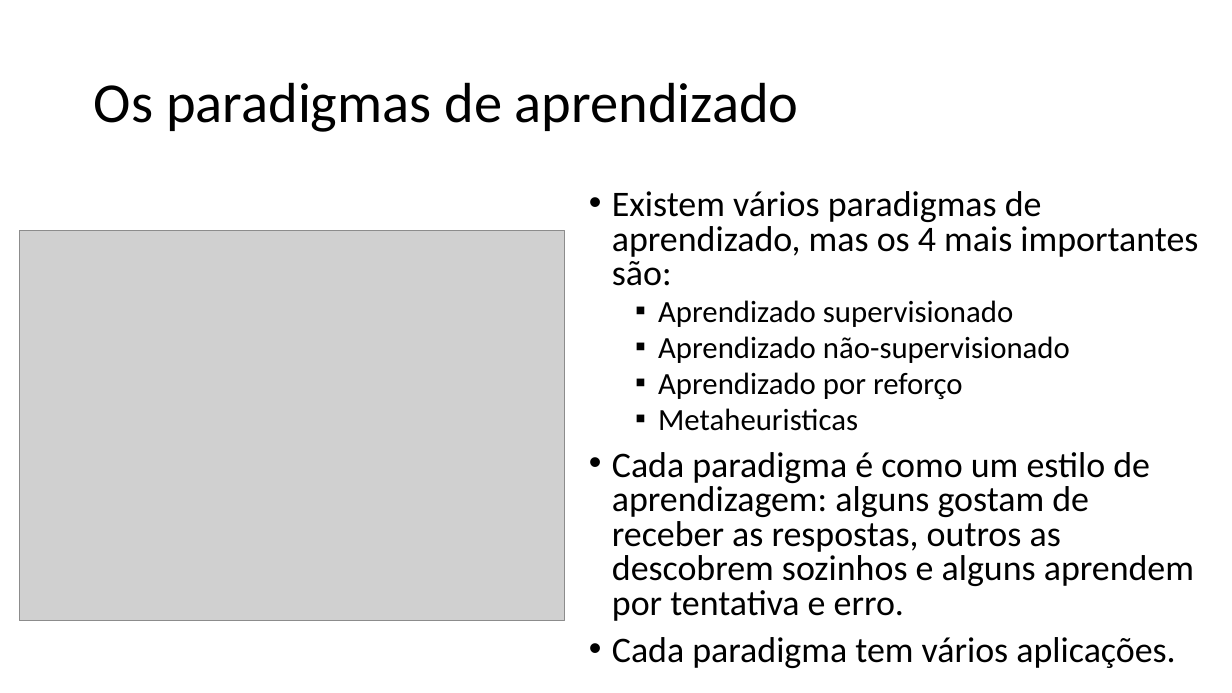
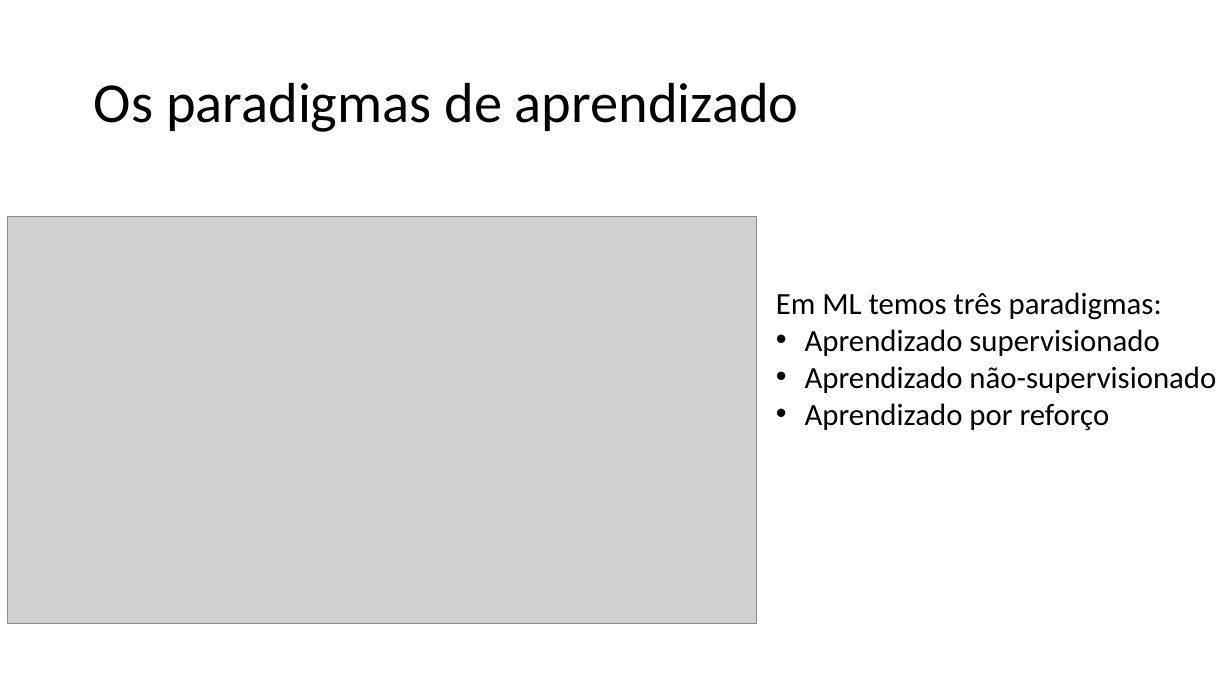
Before and after one commit to zz4fap/c24_inteligencia_artificial, a slide deck: slide 6 of slides/C24_Paradigmas.pptx. Drawn at 1232x693 pixels with LibreOffice and Linux fonts; fonts in the diff are those of the drawing; grey boxes stand for pictures. Boxes give left, top, right and bottom in pixels: in the first picture for what was removed or moved away, otherwise in the second. Text is boxed around its words. In the diff, an @@ line names an element or a change of style, - is before the commit and + after.

Commit message:
update of slides

```diff
--- a/slides/C24_Paradigmas.pptx
+++ b/slides/C24_Paradigmas.pptx
@@ text removed at <box>612,191,1198,668</box> @@
-• Existem vários paradigmas de aprendizado, mas os 4 mais importantes são:
-  ▪ Aprendizado supervisionado
-  ▪ Aprendizado não-supervisionado
-  ▪ Aprendizado por reforço
-  ▪ Metaheuristicas
-• Cada paradigma é como um estilo de aprendizagem: alguns gostam de receber as respostas, outros as descobrem sozinhos e alguns aprendem por tentativa e erro.
-• Cada paradigma tem vários aplicações.
@@ picture: place and size @@
-picture at <box>19,230,565,621</box>
+picture at <box>7,217,757,624</box>
@@ text added at <box>776,292,1216,430</box>, 24 pt, text #000000 @@
+Em ML temos três paradigmas:
+• Aprendizado supervisionado
+• Aprendizado não-supervisionado
+• Aprendizado por reforço
```
Also in this commit, not shown: 1 other slide changed, 4 other files.
